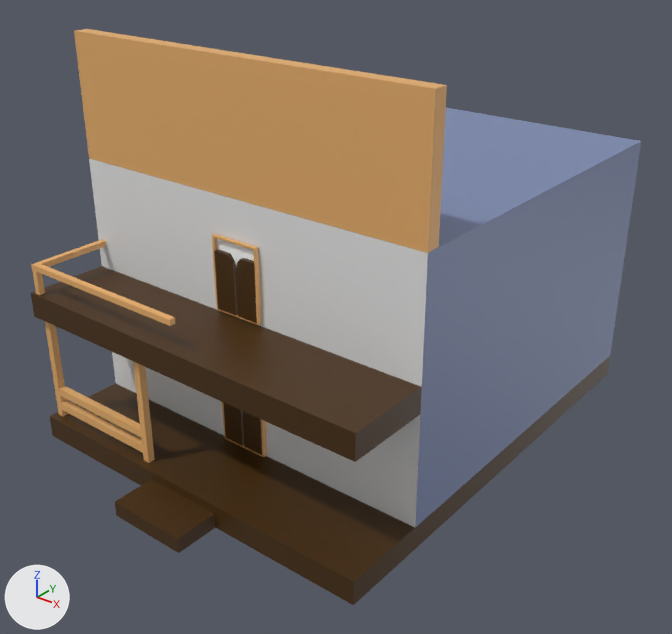
What one commit did to the glTF model Dump/Environment/Building1.glb.
Rendered twice from a camera (50 mm lens) standing at (19.0, -25.8, 17.8) and looking at (0.8, -3.1, 3.7). Arrows for +X, +Y and +Z are at lower left; the lights stay in place. Vertices at the same position are counted once.
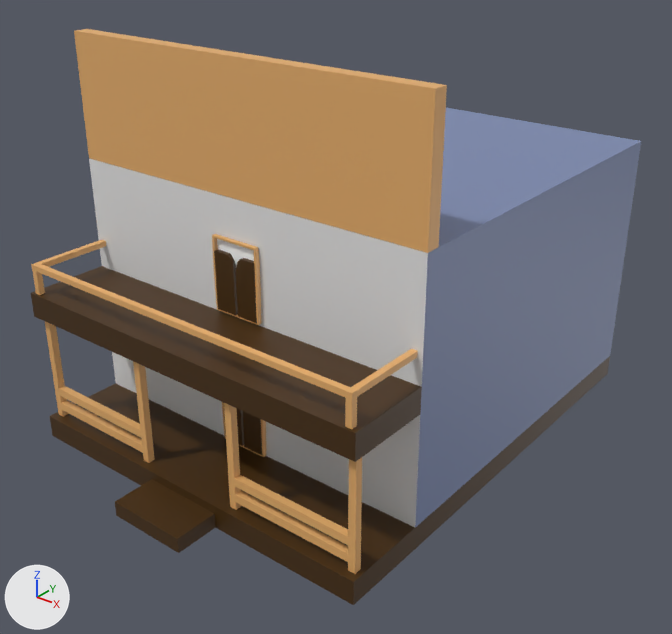
Location of each change, (x1, y1, x2, y2) in pixels of the pictures (672 x 634 px):
'Cube.006', reshaped (168% wider, 50% taller)
    before: (31, 240, 175, 463)
    after: (31, 240, 418, 574)
part 1 of me_cube_007, added (orange)
    after: (224, 403, 362, 574)
part 2 of me_cube_007, added (orange)
    after: (170, 318, 418, 429)

The change in detail:
me_cube_007 is used by ob_cube_006; location (0.0, -9.0, 0.0).
me_cube_007 had 84 vertices, 164 faces and spanned x -6.73..0.0, y -0.8..2.6, z -0.3..5.9.
me_cube_007 now has 164 vertices, 326 faces and spans x -6.73..6.73, y -0.8..2.6, z -0.3..5.9.
me_cube_007 part 1: the loose piece of 64 vertices spanning x -6.73..-1.87, y -0.63..-0.37, z -0.3..4.4 is copied, and the copy is mirrored in x about the mesh origin; it spans x 1.87..6.73, y -0.63..-0.37, z -0.3..4.4.
Part 2, on me_cube_007:
16 vertices are added at x 6.49..6.7, y -0.8..2.6, z 4.5..5.9.
34 new faces join them.
